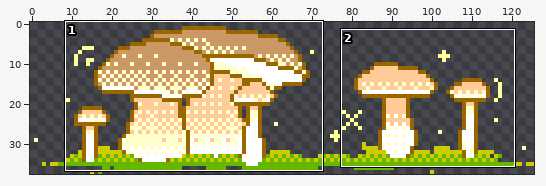
Sprite sheet: static/images/angelica-gifs/mushroom_net.gif. The picture above shows the old version from afar; the outline marks the close-up.
Close-up. Before:
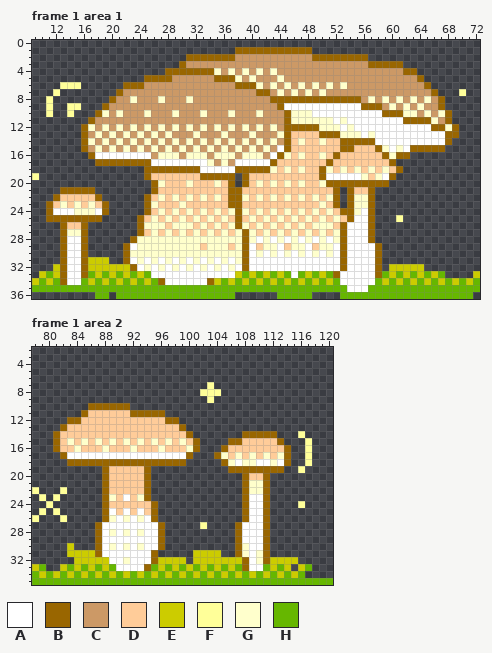
The file is 126x38 pixels, 6 frames. Shown: frame 1 area 1: x 9..72, y 0..36; frame 1 area 2: x 78..120, y 2..35. The commit also changed other frames or places, which this record leaves out.
Palette (. is transparent): A #ffffff  B #996600  C #cc9966  D #ffcc99  E #cccc00  F #ffff99  G #ffffcc  H #66b700
The same view after the edit:
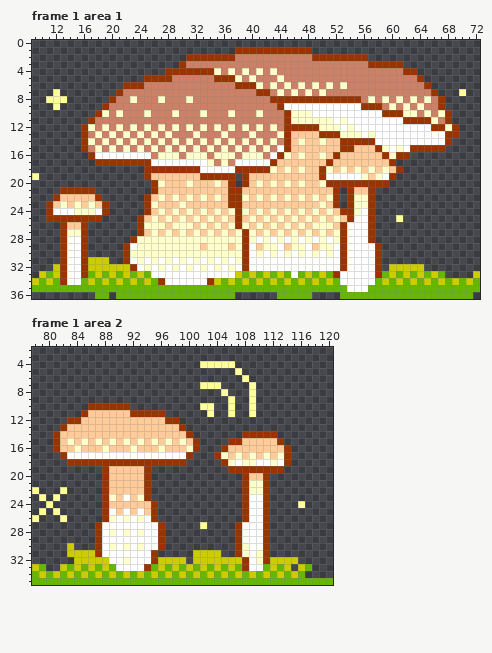
Change:
Colour B changes from #996600 to #993300.
Colour C changes from #cc9966 to #cc8166.
Frame 1 area 1:
The edit adds colour F in row 8 at x 12 to 13; in row 9 at x 12.
The author cleared colour F in row 6 at x 13 to 15; in row 9 at x 11 and 14 to 15; in row 10 at x 11 and 14.
Frame 1 area 2:
The edit adds colour F in row 4 at x 102 to 106; in row 5 at x 107; in row 6 at x 108; in row 7 at x 102, 104 and 109; in row 8 at x 105 and 109; in row 9 at x 106 and 109.
The edit adds colour F in row 10 at x 102 to 103, 106 and 109; in row 11 at x 103, 106 and 109.
The author cleared colour F in row 8 at x 102 to 104; in row 9 at x 103; in row 14 at x 116; in rows 15 to 18 at x 117; in row 19 at x 116.
